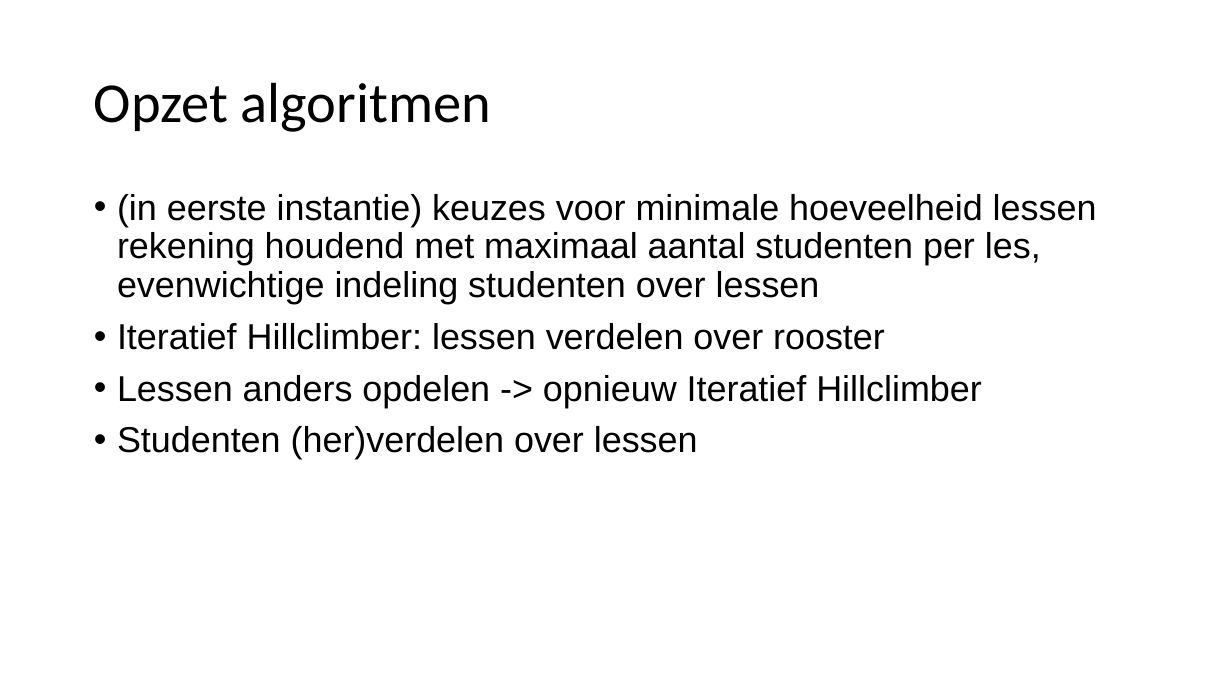
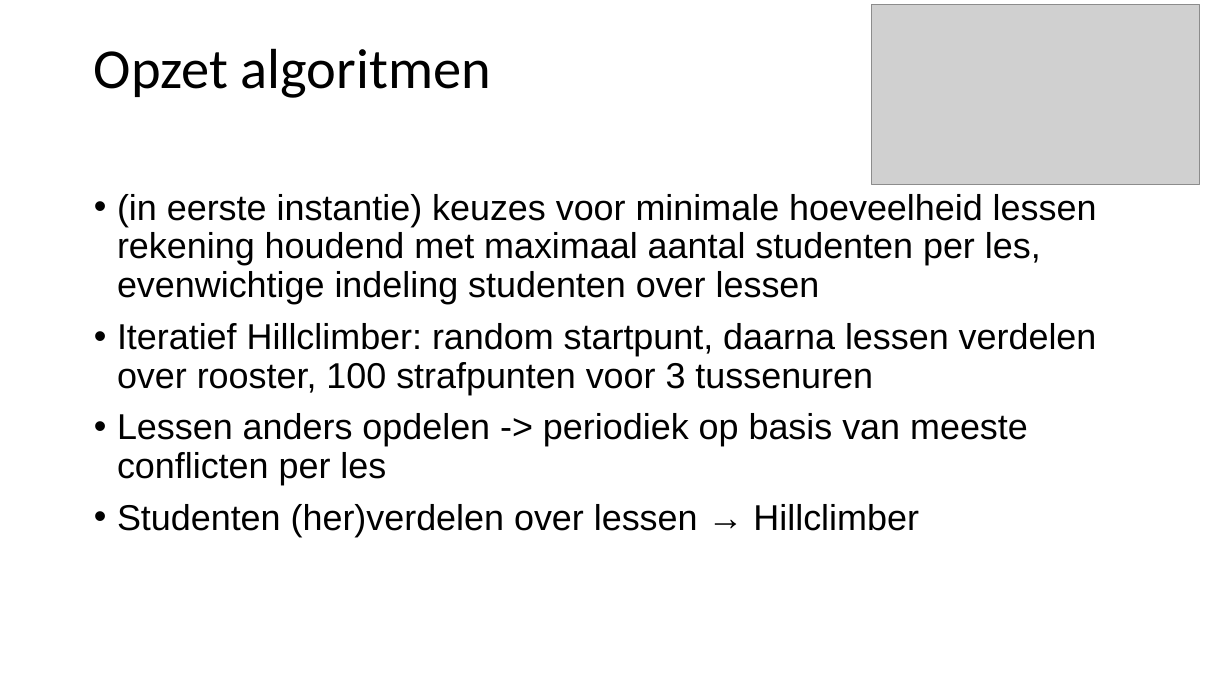
Before and after one commit to NinaAlblasMinorAI/RoosterRulers, a slide deck: slide 6 of Presentatie.pptx (slide 7 before the commit). Drawn at 1232x693 pixels with LibreOffice and Linux fonts; fonts in the diff are those of the drawing; grey boxes stand for pictures. Boxes give left, top, right and bottom in pixels: in the first picture for what was removed or moved away, otherwise in the second. Text is boxed around its words. In the diff, an @@ line names an element or a change of style, - is before the commit and + after.

```diff
--- a/Presentatie.pptx
+++ b/Presentatie.pptx
@@ picture added at bbox=[872, 4, 1201, 184] @@
@@ title "Opzet algoritmen": place and size @@
-title "Opzet algoritmen" at bbox=[94, 82, 491, 132]
+title "Opzet algoritmen" at bbox=[94, 48, 491, 98]
@@ text at bbox=[117, 323, 1097, 537]: text changed @@
-• Iteratief Hillclimber: lessen verdelen over rooster
-• Lessen anders opdelen -> opnieuw Iteratief Hillclimber
-• Studenten (her)verdelen over lessen
+• Iteratief Hillclimber: random startpunt, daarna lessen verdelen over rooster, 100 strafpunten voor 3 tussenuren
+• Lessen anders opdelen -> periodiek op basis van meeste conflicten per les
+• Studenten (her)verdelen over lessen → Hillclimber
```
Also in this commit, not shown: 1 other slide changed, 1 slide added, 2 slides removed.
